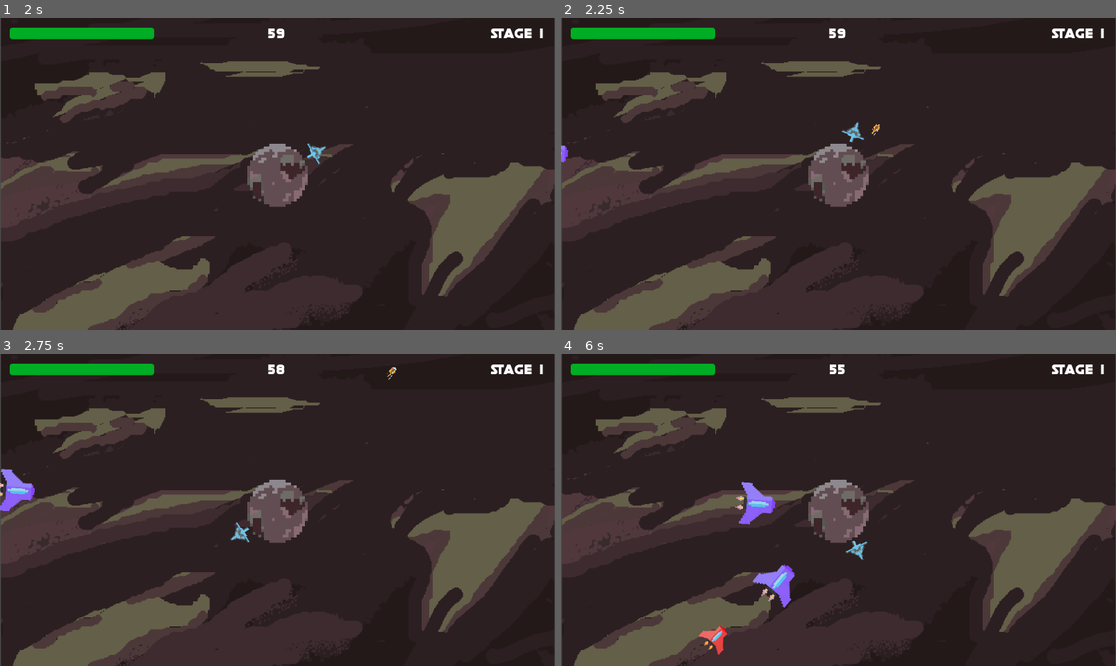
Above: before the commit, frames 1-4 (two rows, left to right).
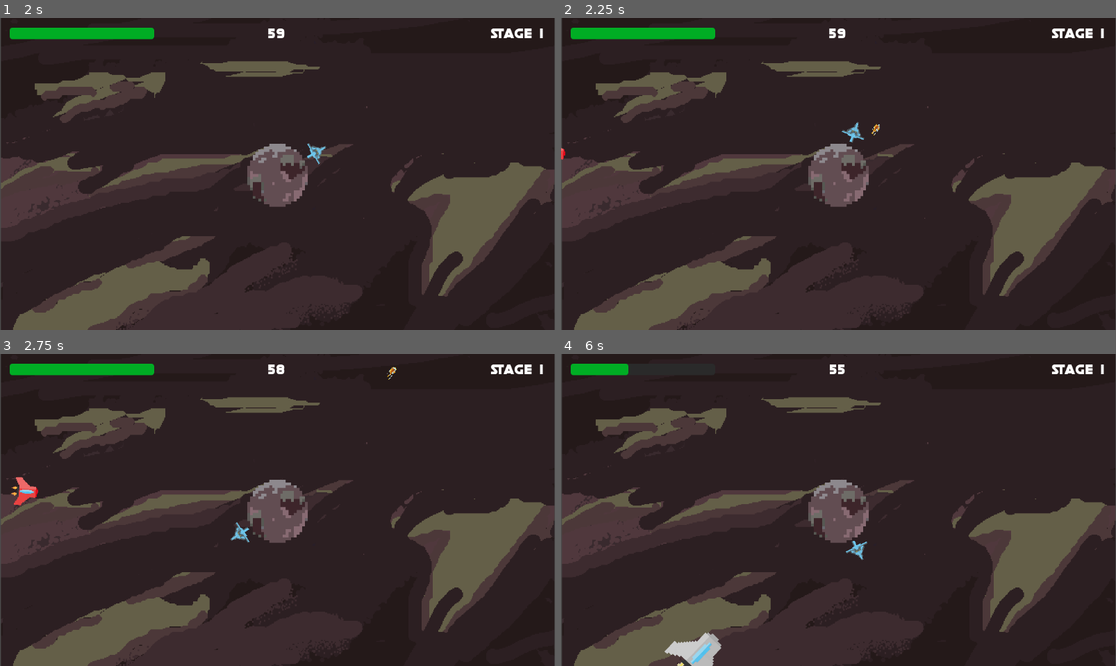
Above: after the commit, the same moments.

Repository: Affirmadrip/orbital-shield-defense
Game: Godot game, scene res://scenes/main_menu.tscn
The game is run twice, just before and just after one commit, with the same random seed, the same clock (stepped at 60 frames per second) and the same inputs.
Inputs:
- Up to frame 1 (2 s): click "Start game" at 0.5 s; tap Enter at 1.25 s; hold D (Fly_right) from 1.28 s (still down); hold Shift (Fly_Faster) from 1.28 s (still down)
- Up to frame 2 (2.25 s): release D (Fly_right) at 2.03 s; release Shift (Fly_Faster) at 2.03 s; hold A (Fly_left) from 2.03 s (still down); tap Space (Shoot) at 2.1 s
- Up to frame 3 (2.75 s): keep holding A (Fly_left)
- Up to frame 4 (6 s): release A (Fly_left) at 2.78 s; hold Shift (Fly_Faster) 2.78-3.53 s; hold D (Fly_right) 2.78-4.28 s; tap Space (Shoot) at 3.6, 5.1 s; hold Shift (Fly_Faster) 4.28-5.03 s; hold A (Fly_left) from 4.28 s (still down); hold Shift (Fly_Faster) from 5.78 s (still down)

Frame 1 is identical in both runs. In frame 2, less than 0.1% of the frame differs, in the area x 0-2%, y 40-47%; in frame 3, 0.5%; in frame 4, 2.4%, in the area x 11-43%, y 3-100%.

Commit message:
Modify comments that make easier

Diff:
--- a/scripts/stage.gd
+++ b/scripts/stage.gd
@@ -17,14 +17,13 @@
 var is_game_over: bool = false
 var is_stage_clear: bool = false
 
-# Stage Logic
 var stage_duration: float = 60.0
 var stage_timer: float = 0.0
 var spawn_queue: Array[int] = []
 var current_spawn_interval: float = 1.0
 var time_until_next_spawn: float = 0.0
 
-# Configuration
+# Stage Configuration
 var stage_config = {
 	1: {
 		"duration": 60.0,
@@ -47,6 +46,7 @@
 func _ready() -> void:
 	randomize()
 
+	# Make sure menus still work when the game is paused
 	if has_node("Clear stage 1"): get_node("Clear stage 1").process_mode = Node.PROCESS_MODE_ALWAYS
 	if has_node("Clear stage 2"): get_node("Clear stage 2").process_mode = Node.PROCESS_MODE_ALWAYS
 	if has_node("GAME OVER"): get_node("GAME OVER").process_mode = Node.PROCESS_MODE_ALWAYS
@@ -66,9 +66,10 @@
 	is_game_over = false
 	is_stage_clear = false
 
-	# Load config
+	# Get settings for this stage
 	var config = stage_config.get(current_stage, stage_config[2])
-	# Fallback/Scaling logic
+
+	# If stage is higher than 2, make it harder
 	if not stage_config.has(current_stage):
 		config = stage_config[2].duplicate(true)
 		var diff = current_stage - 2
@@ -78,9 +79,10 @@
 
 	stage_duration = config["duration"]
 	stage_timer = stage_duration
-	_generate_spawn_queue(config["aliens"])
-
-
+	_create_enemy_list(config["aliens"])
+
+	# Calculate how fast to spawn enemies
+	# We try to finish spawning slightly before the time ends
 	var spawn_duration = stage_duration * 0.90
 	if spawn_queue.size() > 0:
 		current_spawn_interval = spawn_duration / spawn_queue.size()
@@ -91,12 +93,14 @@
 
 	_update_stage_ui()
 
-func _generate_spawn_queue(counts: Dictionary) -> void:
+func _create_enemy_list(counts: Dictionary) -> void:
 	spawn_queue.clear()
+	# Add enemies to the list based on config
 	for type in counts:
 		var count = counts[type]
 		for i in range(count):
 			spawn_queue.append(type)
+	# Shuffle them so they come out in random order
 	spawn_queue.shuffle()
 
 func _process(delta: float) -> void:
@@ -106,13 +110,13 @@
 	stage_timer -= delta
 	_update_timer_ui()
 
-	# Check Loss: Time ran out
+	# If time runs out, check if we lost
 	if stage_timer <= 0:
-		_check_game_over_condition()
+		_check_loss_condition()
 		return
 
 	_handle_spawning(delta)
-	_check_stage_clear_condition()
+	_check_win_condition()
 
 func _handle_spawning(delta: float) -> void:
 	if spawn_queue.is_empty():
@@ -131,6 +135,7 @@
 	aliens_container.add_child(a)
 
 	var center := planet.global_position
+	# Spawn randomly outside the screen
 	var view := get_viewport().get_visible_rect()
 	var left := view.position.x
 	var top := view.position.y
@@ -149,30 +154,29 @@
 	a.alien_type = type
 	a.set_target(center)
 
-func _check_stage_clear_condition() -> void:
-	# Keep logic simple: if no spawns left AND no live aliens => Clear
+func _check_win_condition() -> void:
+	# Win if no enemies left to spawn AND all enemies on screen are dead
 	if spawn_queue.is_empty() and aliens_container.get_child_count() == 0:
 		_on_stage_clear()
 
-func _check_game_over_condition() -> void:
-	# If timer hits 0 and enemies exist => Loss
+func _check_loss_condition() -> void:
+	# Lose if time is up but enemies are still alive
 	if aliens_container.get_child_count() > 0 or not spawn_queue.is_empty():
 		_game_over()
 	else:
-		# Timer hit 0 but no enemies? That's a clear (edge case)
+		# Rare case: Time up exactly when last enemy dies
 		_on_stage_clear()
 
 func _on_stage_clear() -> void:
 	is_stage_clear = true
 	get_tree().paused = true
-	# Show old panels for now to respect incremental approach
+
+	# Show the correct "Clear Stage" panel
 	var panel_name = "Clear stage " + str(current_stage)
 	if has_node(panel_name):
 		get_node(panel_name).visible = true
 	else:
-		# Fallback if no specific panel exists (for stage 3+)
 		print("Stage Cleared! (No UI for this stage yet)")
-		# Maybe just reuse generic logic in next step
 
 func _game_over() -> void:
 	is_game_over = true
